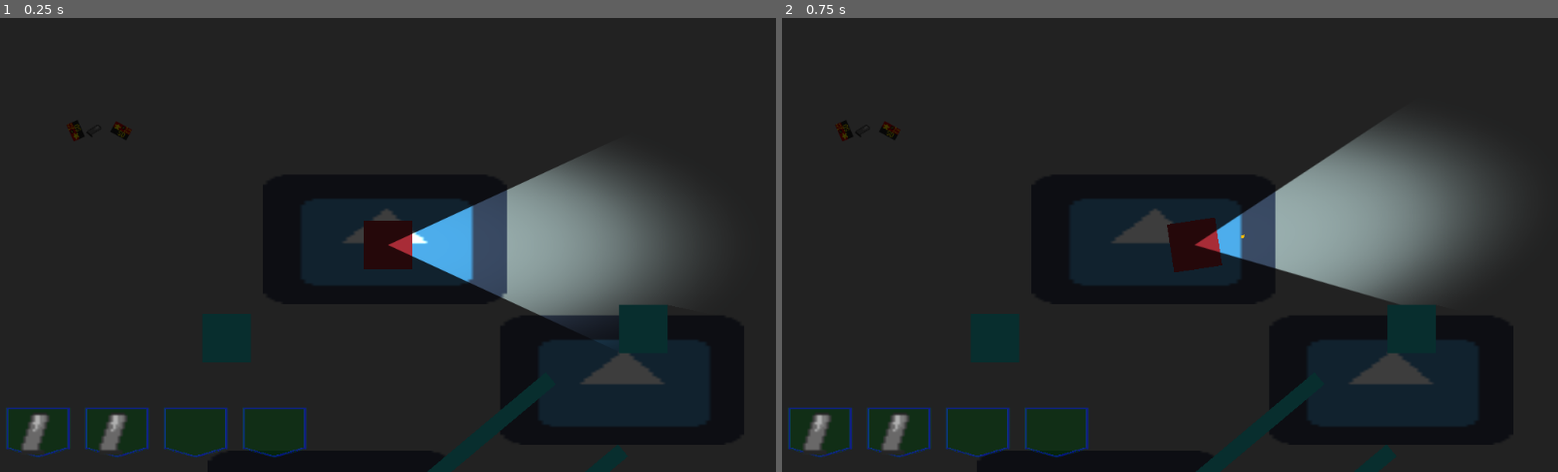
Above: before the commit, frames 1-2 (left to right).
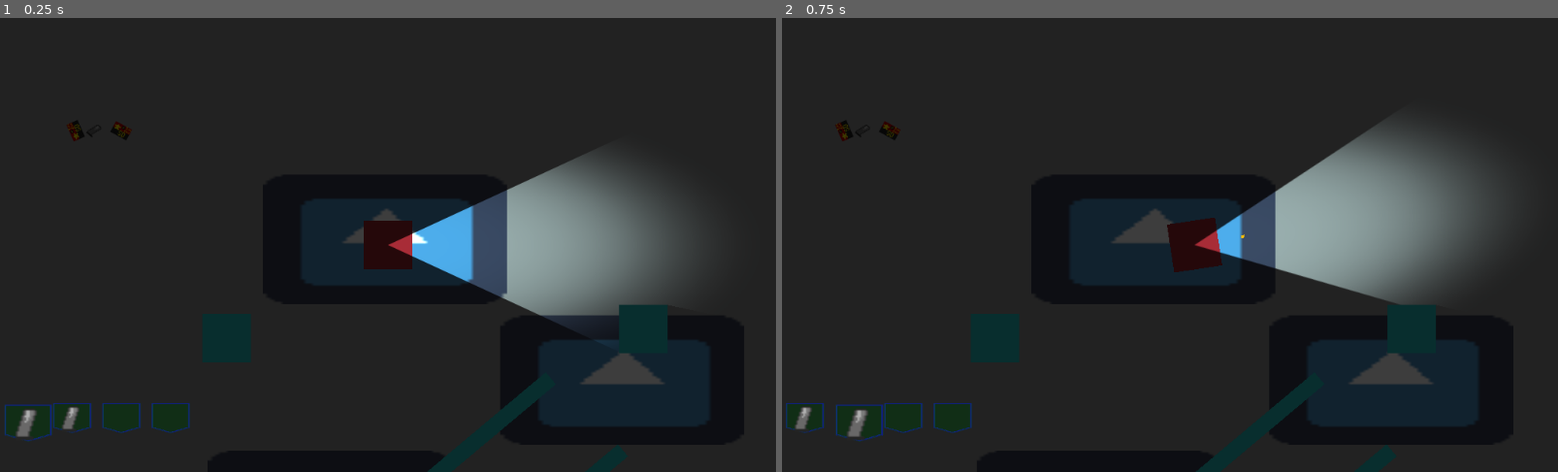
Above: after the commit, the same moments.

Repository: ghfox/overheadpoc
Game: Godot game, scene res://Scn/Room.tscn
The game is run twice, just before and just after one commit, with the same random seed, the same clock (stepped at 60 frames per second) and the same inputs. The engine's default icon, where the game draws it, is replaced by a stand-in: a white triangle on a blue panel in a dark square.
Inputs (mouse positions are in pixels of both pictures, inside the frame that each line leads up to):
- Up to frame 1 (0.25 s): no input
- Up to frame 2 (0.75 s): tap Enter at 0.5 s; move the mouse to (1340, 222) at 0.52 s; hold D from 0.53 s (still down); tap Tab (next_pocket, bound only after the commit) at 0.6 s; click (1340, 222) at 0.67 s

The runs differ from the first frame. In frame 1, 1.2% of the frame differs, in the area x 0-40%, y 84-97%; in frame 2, 1.2%.

Commit message:
real basic pocket selection

Diff:
--- a/Scn/HUD.tscn
+++ b/Scn/HUD.tscn
@@ -10,22 +10,17 @@
 "_edit_use_anchors_": false
 }
 
-[node name="PocketGrid" type="GridContainer" parent="."]
+[node name="PocketGrid" type="Control" parent="."]
 anchor_top = 1.0
 anchor_bottom = 1.0
 margin_top = -100.0
 margin_right = 400.0
-columns = 4
 __meta__ = {
 "_edit_use_anchors_": false
 }
 
-[node name="Inventory" type="GridContainer" parent="."]
+[node name="Inventory" type="Control" parent="."]
 anchor_top = 1.0
 anchor_bottom = 1.0
 margin_top = -100.0
 margin_right = 400.0
-columns = 4
-__meta__ = {
-"_edit_use_anchors_": false
-}
--- a/Scr/HUD.gd
+++ b/Scr/HUD.gd
@@ -1,23 +1,45 @@
 extends Control
 
-var pocket_art = "res://Spr/Gui/gui_pocket.png"
+var pocketArt = "res://Spr/Gui/gui_pocket.png"
+var pocketMargin = 65
+var pocketWidth = 60
+var pocketSelWidth = 74
+var oldSelIdx = 0
 
 func _ready():
 	updatePocketGrid()
+	updateSelectedPocket()
 	pass
 
 func updatePocketGrid():
+	var margin = 0
 	for p in Inventory.pocket:
-		var newpocket = TextureRect.new()
-		newpocket.set_texture(load(pocket_art))
-		newpocket.set_stretch_mode(TextureRect.STRETCH_KEEP_ASPECT)
-		newpocket.set_v_size_flags(Control.SIZE_EXPAND_FILL)
-		newpocket.set_h_size_flags(Control.SIZE_EXPAND_FILL)
-		get_node("PocketGrid").add_child(newpocket)
+		makePocketPart(pocketArt,"PocketGrid",margin)
 		if(p.type != Nothing.type):
-			var newItem = TextureRect.new()
-			newItem.set_texture(load(p.sprite))
-			newItem.set_stretch_mode(TextureRect.STRETCH_KEEP_ASPECT)
-			newItem.set_v_size_flags(Control.SIZE_EXPAND_FILL)
-			newItem.set_h_size_flags(Control.SIZE_EXPAND_FILL)
-			get_node("Inventory").add_child(newItem)
+			makePocketPart(p.sprite, "Inventory", margin)
+		margin += pocketMargin
+
+func sizeItem(bound, item):
+	var rect = item.get_rect()
+	var maxside = max(rect.size.x,rect.size.y)
+	var scale = bound/maxside
+	item.set_stretch_mode(TextureRect.STRETCH_KEEP_ASPECT)
+	item.set_scale(Vector2(scale,scale))
+
+func makePocketPart(texture,destNode, x):
+	var newItem = TextureRect.new()
+	newItem.set_texture(load(texture))
+	newItem.set_margin(MARGIN_LEFT,x)
+	sizeItem(pocketWidth,newItem)
+	get_node(destNode).add_child(newItem)
+
+func updateSelectedPocket():
+	var n = get_node("PocketGrid")
+	sizeItem(pocketWidth,n.get_child(oldSelIdx))
+	sizeItem(pocketSelWidth,n.get_child(Inventory.selectedPocket))
+	n = get_node("Inventory")
+	if(Inventory.pocket[oldSelIdx].type != Nothing.type):
+		sizeItem(pocketWidth,n.get_child(oldSelIdx))
+	if(Inventory.pocket[Inventory.selectedPocket].type != Nothing.type):
+		sizeItem(pocketSelWidth,n.get_child(Inventory.selectedPocket))
+	oldSelIdx = Inventory.selectedPocket
--- a/Scr/Player.gd
+++ b/Scr/Player.gd
@@ -62,6 +62,9 @@
 		focusInactive()
 	elif(Input.is_action_just_pressed(Controller.actionReload)):
 		reload()
+	elif(Input.is_action_just_pressed(Controller.nextPocket)):
+		Inventory.nextPocket()
+		get_node("GUI/HUD").updateSelectedPocket()
 
 func reload():
 	if(reloading):
--- a/Singletons/Controller.gd
+++ b/Singletons/Controller.gd
@@ -11,6 +11,9 @@
 var actionFocusAbility = "focus_ability"
 var actionAttack = "attack"
 var actionReload = "reload"
+#Action vars
+var nextPocket = "next_pocket"
+var prevPocket = "prev_pocket"
 #Movement keybinds
 var pressUp
 var pressDown
@@ -31,6 +34,9 @@
 	InputMap.add_action(actionFocusAbility)
 	InputMap.add_action(actionAttack)
 	InputMap.add_action(actionReload)
+
+	InputMap.add_action(nextPocket)
+	InputMap.add_action(prevPocket)
 	#we should check for a config file here.
 	default()
 	pass
@@ -55,14 +61,19 @@
 	#state action binds
 	InputMap.action_erase_events(actionFocusAbility)
 	InputMap.action_add_event(actionFocusAbility,create_key_event(KEY_SHIFT))
-	InputMap.action_add_event(actionFocusAbility,create_joy_event(4))
+	InputMap.action_add_event(actionFocusAbility,create_joy_event(JOY_BUTTON_4))
 	InputMap.action_erase_events(actionAttack)
 	InputMap.action_add_event(actionAttack,create_mouse_event(BUTTON_LEFT))
-	InputMap.action_add_event(actionAttack,create_axis_event(7))
+	InputMap.action_add_event(actionAttack,create_axis_event(JOY_R2))
 	InputMap.action_erase_events(actionReload)
 	InputMap.action_add_event(actionReload,create_key_event(KEY_R))
-	InputMap.action_add_event(actionReload,create_joy_event(2))
-
+	InputMap.action_add_event(actionReload,create_joy_event(JOY_BUTTON_2))
+	#Action binds
+	InputMap.action_erase_events(prevPocket)
+	InputMap.action_add_event(prevPocket,create_joy_event(JOY_DPAD_LEFT))
+	InputMap.action_erase_events(nextPocket)
+	InputMap.action_add_event(nextPocket,create_joy_event(JOY_DPAD_RIGHT))
+	InputMap.action_add_event(nextPocket,create_key_event(KEY_TAB))
 #Player called funcs
 
 func getMove():
--- a/Singletons/Inventory.gd
+++ b/Singletons/Inventory.gd
@@ -4,6 +4,7 @@
 var pocket = [Nothing.new(),Nothing.new(),Nothing.new(),Nothing.new()]
 var hand = Nothing.new()
 var player
+var selectedPocket = 0
 
 var reloadCursor = -1
 
@@ -24,6 +25,10 @@
 	moveToPocketFromPack(pack["mag"][0],1)
 	equip(pack["weapon"],0)
 
+func nextPocket():
+	selectedPocket += 1
+	if(selectedPocket == pocket.size()):
+		selectedPocket = 0
 
 func equip(group, idx):
 	hand = group[idx]
